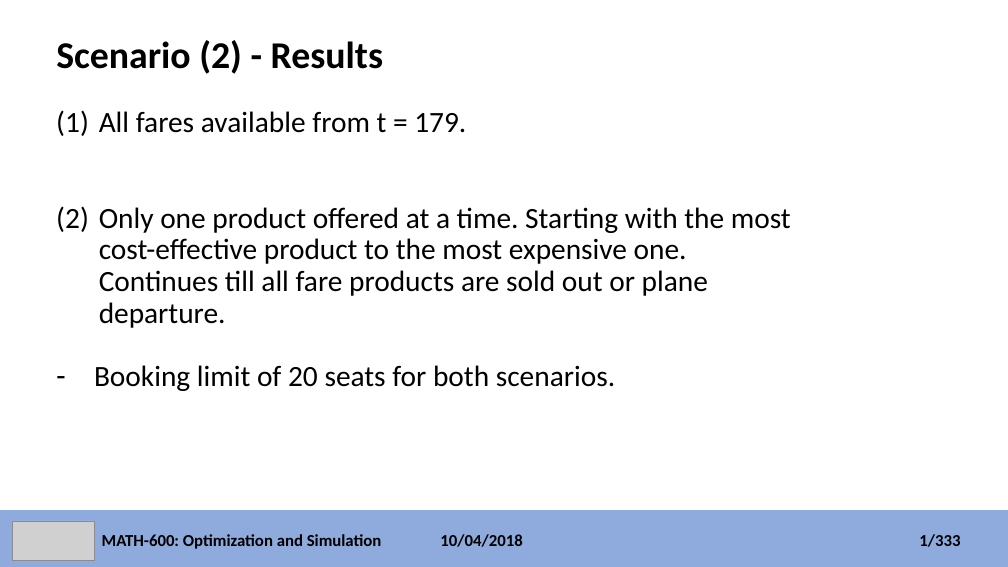
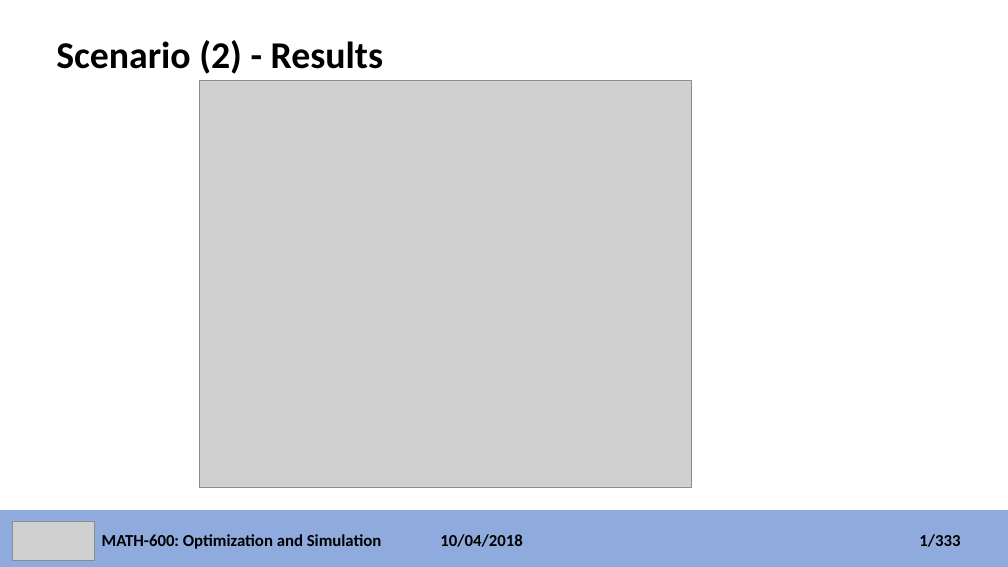
Before and after one commit to faymanns/simulation_and_optimization, a slide deck: slide 15 of simulation_project.pptx (slide 11 before the commit). Drawn at 1008x567 pixels with LibreOffice and Linux fonts; fonts in the diff are those of the drawing; grey boxes stand for pictures. Boxes give left, top, right and bottom in pixels: in the first picture for what was removed or moved away, otherwise in the second. Text is boxed around its words. In the diff, an @@ line names an element or a change of style, - is before the commit and + after.

```diff
--- a/simulation_project.pptx
+++ b/simulation_project.pptx
@@ picture added at (x1=200, y1=80, x2=691, y2=488) @@
@@ text removed at (x1=94, y1=111, x2=791, y2=391) @@
-(1) All fares available from t = 179.
-(2) Only one product offered at a time. Starting with the most cost-effective product to the most expensive one. Continues till all fare products are sold out or plane departure.
-– Booking limit of 20 seats for both scenarios.
```
Also in this commit, not shown: 7 other slides changed, 7 slides added.
